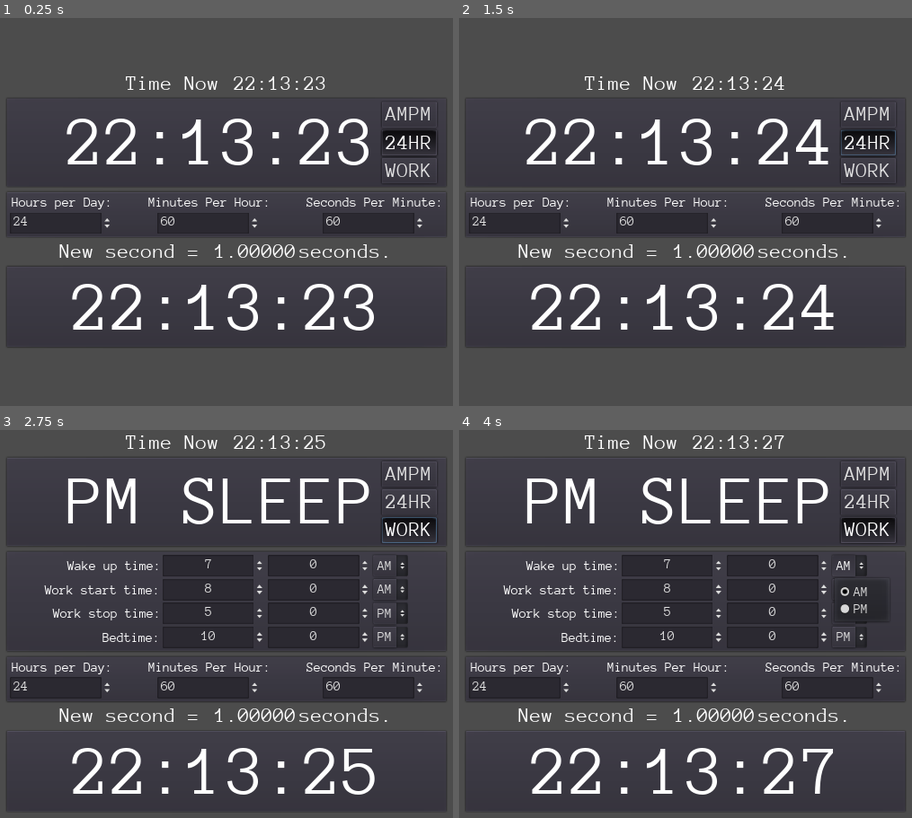
Above: before the commit, frames 1-4 (two rows, left to right).
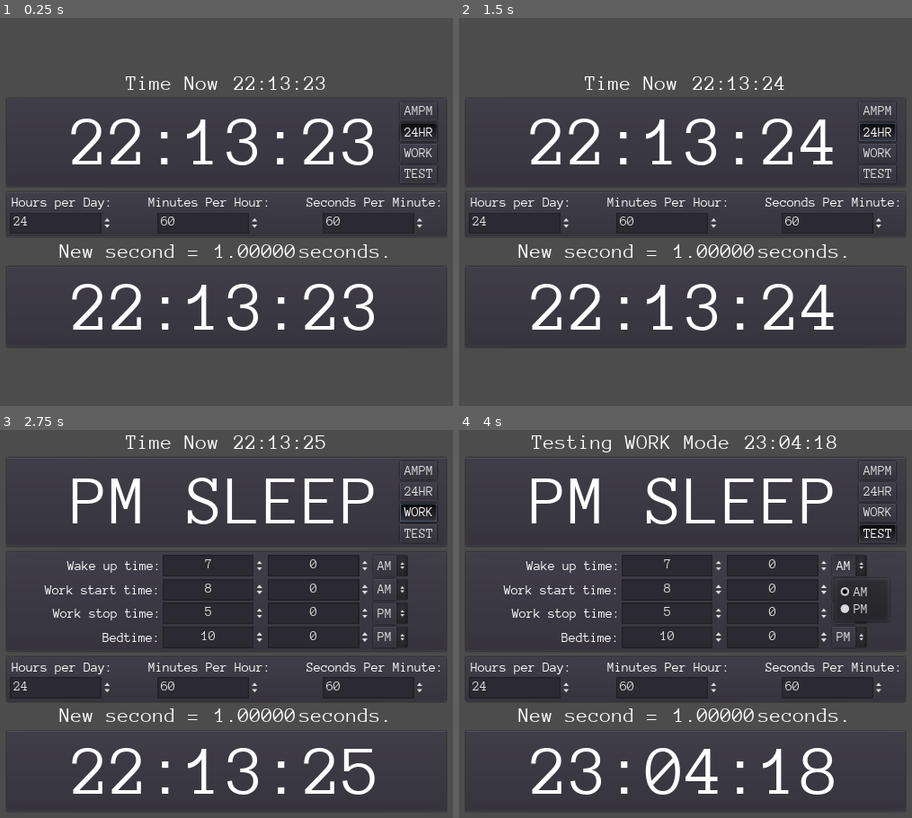
Above: after the commit, the same moments.

Repository: voxelv/retime
Game: Godot game, scene res://main.tscn
Two runs of this game, one before a commit and one after it. Both use one fixed random seed, a clock stepped at 60 frames per second and the inputs below.
Inputs (mouse positions are in pixels of both pictures, inside the frame that each line leads up to):
- Up to frame 1 (0.25 s): no input
- Up to frame 2 (1.5 s): click "AMPM" at 0.5 s; click "24HR" at 1.25 s
- Up to frame 3 (2.75 s): click "WORK" at 2 s
- Up to frame 4 (4 s): click (875, 534) at 2.75 s, where only the run after the commit has a clickable "TEST"; click "AM" at 3.5 s

The runs differ from the first frame. In frame 1, 3.5% of the frame differs, in the area x 14-97%, y 22-42%; in frame 2, 3.5%; in frame 3, 3.6%; in frame 4, 6.4%, in the area x 14-97%, y 1-94%.

Commit message:
adding test mode

Diff:
--- a/src/main.gd
+++ b/src/main.gd
@@ -8,8 +8,15 @@
 const SEC_PER_DAY = (SEC_PER_HOUR * HOUR_PER_DAY)
 const NORMALIZED_SECOND = 1.0 / (SEC_PER_DAY)
 
-enum SYS_CLK_MODE {MODE_AMPM, MODE_24HR, MODE_WORK, MODE_COUNT}
+enum SYS_CLK_MODE {MODE_AMPM, MODE_24HR, MODE_WORK, MODE_TEST, MODE_COUNT}
+var mode_desc = {
+	SYS_CLK_MODE.MODE_AMPM: "AMPM",
+	SYS_CLK_MODE.MODE_24HR: "24HR",
+	SYS_CLK_MODE.MODE_WORK: "WORK",
+	SYS_CLK_MODE.MODE_TEST: "TEST",
+	}
 
+onready var time_now_label = find_node("time_now_label")
 onready var time_now_raw = find_node("time_now_raw")
 onready var time_now = find_node("time_now")
 onready var ampm_label = find_node("ampm_label")
@@ -29,6 +36,7 @@
 onready var new_seconds_per_minute = find_node("new_seconds_per_minute")
 
 var clock_mode = SYS_CLK_MODE.MODE_24HR
+var prev_clock_mode = clock_mode
 var now = {"hour": 0, "minute": 0, "second": 0}
 var now_sec = 0
 
@@ -52,8 +60,17 @@
 	set_clock_mode(clock_mode)
 
 func _process(delta):
-	now = OS.get_time()
-#	now = get_test_clock()
+	if clock_mode == SYS_CLK_MODE.MODE_TEST:
+		time_now_label.text = "Testing %s Mode" % mode_desc[prev_clock_mode]
+	else:
+		time_now_label.text = "Time Now"
+
+	var proc_clock_mode = clock_mode
+	if(clock_mode == SYS_CLK_MODE.MODE_TEST):
+		now = get_test_clock()
+		proc_clock_mode = prev_clock_mode
+	else:
+		now = OS.get_time()
 	now_sec = time_to_sec(now)
 
 	if(now.second != prev_sec):
@@ -63,7 +80,7 @@
 	# Calculate and update time
 	time_now_raw.text = "%02d:%02d:%02d" % [now.hour, now.minute, now.second]
 	ampm_label.visible = false
-	match(clock_mode):
+	match(proc_clock_mode):
 		SYS_CLK_MODE.MODE_24HR:
 			time_now.text = "%02d:%02d:%02d" % [now.hour, now.minute, now.second]
 
@@ -144,7 +161,7 @@
 	new_time.text = fmt % [int(h), int(m), int(s)]
 
 func get_test_clock():
-	acc += 50
+	acc += 43
 	acc = acc % SEC_PER_DAY
 	var test_clock = {}
 	test_clock.hour = acc / SEC_PER_HOUR
@@ -153,11 +170,20 @@
 	return(test_clock)
 
 func set_clock_mode(new_mode):
+	if new_mode != SYS_CLK_MODE.MODE_TEST:
+		prev_clock_mode = new_mode
+		clock_mode = new_mode
+	else:
+		acc = time_to_sec(now)
 	clock_mode = new_mode
 	for i in range(SYS_CLK_MODE.MODE_COUNT):
 		clock_mode_buttons.get_child(i).pressed = false
 	clock_mode_buttons.get_child(new_mode).pressed = true
-	schedule.visible = (clock_mode == SYS_CLK_MODE.MODE_WORK)
+	var test_work = (clock_mode == SYS_CLK_MODE.MODE_TEST and prev_clock_mode == SYS_CLK_MODE.MODE_WORK)
+	if clock_mode == SYS_CLK_MODE.MODE_WORK or test_work:
+		schedule.visible = true
+	else:
+		schedule.visible = false
 
 func get_time_val(nodes):
 	var h_node = nodes[0]
--- a/src/main.tscn
+++ b/src/main.tscn
@@ -13,23 +13,21 @@
 
 [node name="VBoxContainer" type="VBoxContainer" parent="."]
 margin_left = 178.0
-margin_top = 23.0
+margin_top = 22.0
 margin_right = 846.0
 margin_bottom = 577.0
 
 [node name="VBoxContainer" type="VBoxContainer" parent="VBoxContainer"]
-editor/display_folded = true
-margin_right = 668.0
-margin_bottom = 168.0
+margin_right = 668.0
+margin_bottom = 169.0
 
 [node name="HBoxContainer" type="HBoxContainer" parent="VBoxContainer/VBoxContainer"]
-editor/display_folded = true
 margin_right = 668.0
 margin_bottom = 31.0
 custom_constants/separation = 20
 alignment = 1
 
-[node name="Label" type="Label" parent="VBoxContainer/VBoxContainer/HBoxContainer"]
+[node name="time_now_label" type="Label" parent="VBoxContainer/VBoxContainer/HBoxContainer"]
 margin_left = 196.0
 margin_right = 324.0
 margin_bottom = 31.0
@@ -46,28 +44,26 @@
 valign = 1
 
 [node name="PanelContainer" type="PanelContainer" parent="VBoxContainer/VBoxContainer"]
-editor/display_folded = true
 margin_top = 35.0
 margin_right = 668.0
-margin_bottom = 168.0
+margin_bottom = 169.0
 
 [node name="HBoxContainer2" type="HBoxContainer" parent="VBoxContainer/VBoxContainer/PanelContainer"]
-editor/display_folded = true
 margin_left = 7.0
 margin_top = 7.0
 margin_right = 661.0
-margin_bottom = 126.0
+margin_bottom = 127.0
 alignment = 1
 
 [node name="Control" type="Control" parent="VBoxContainer/VBoxContainer/PanelContainer/HBoxContainer2"]
-margin_right = 81.0
-margin_bottom = 119.0
+margin_right = 101.0
+margin_bottom = 120.0
 size_flags_horizontal = 3
 
 [node name="time_now" type="Label" parent="VBoxContainer/VBoxContainer/PanelContainer/HBoxContainer2"]
-margin_left = 85.0
+margin_left = 105.0
 margin_top = 9.0
-margin_right = 525.0
+margin_right = 545.0
 margin_bottom = 110.0
 theme = ExtResource( 3 )
 text = "00:00:00"
@@ -75,15 +71,14 @@
 valign = 1
 
 [node name="HBoxContainer" type="HBoxContainer" parent="VBoxContainer/VBoxContainer/PanelContainer/HBoxContainer2"]
-editor/display_folded = true
-margin_left = 529.0
+margin_left = 549.0
 margin_right = 654.0
-margin_bottom = 119.0
+margin_bottom = 120.0
 size_flags_horizontal = 3
 
 [node name="ampm_label" type="Label" parent="VBoxContainer/VBoxContainer/PanelContainer/HBoxContainer2/HBoxContainer"]
 margin_right = 32.0
-margin_bottom = 119.0
+margin_bottom = 120.0
 size_flags_vertical = 1
 text = "AM"
 align = 1
@@ -92,46 +87,52 @@
 [node name="Control" type="Control" parent="VBoxContainer/VBoxContainer/PanelContainer/HBoxContainer2/HBoxContainer"]
 margin_left = 36.0
 margin_right = 36.0
-margin_bottom = 119.0
+margin_bottom = 120.0
 size_flags_horizontal = 3
 
 [node name="clock_mode_buttons" type="VBoxContainer" parent="VBoxContainer/VBoxContainer/PanelContainer/HBoxContainer2/HBoxContainer"]
-editor/display_folded = true
 margin_left = 40.0
-margin_right = 116.0
-margin_bottom = 119.0
-alignment = 1
+margin_right = 96.0
+margin_bottom = 120.0
+theme = ExtResource( 4 )
 
 [node name="button_ampm" type="Button" parent="VBoxContainer/VBoxContainer/PanelContainer/HBoxContainer2/HBoxContainer/clock_mode_buttons"]
-margin_right = 76.0
-margin_bottom = 37.0
+margin_right = 56.0
+margin_bottom = 27.0
 toggle_mode = true
 text = "AMPM"
 
 [node name="button_24hr" type="Button" parent="VBoxContainer/VBoxContainer/PanelContainer/HBoxContainer2/HBoxContainer/clock_mode_buttons"]
-margin_top = 41.0
-margin_right = 76.0
-margin_bottom = 78.0
+margin_top = 31.0
+margin_right = 56.0
+margin_bottom = 58.0
 toggle_mode = true
 text = "24HR"
 
 [node name="button_work" type="Button" parent="VBoxContainer/VBoxContainer/PanelContainer/HBoxContainer2/HBoxContainer/clock_mode_buttons"]
-margin_top = 82.0
-margin_right = 76.0
-margin_bottom = 119.0
+margin_top = 62.0
+margin_right = 56.0
+margin_bottom = 89.0
 toggle_mode = true
 text = "WORK"
 
+[node name="button_test" type="Button" parent="VBoxContainer/VBoxContainer/PanelContainer/HBoxContainer2/HBoxContainer/clock_mode_buttons"]
+margin_top = 93.0
+margin_right = 56.0
+margin_bottom = 120.0
+toggle_mode = true
+text = "TEST"
+
 [node name="Control2" type="Control" parent="VBoxContainer/VBoxContainer/PanelContainer/HBoxContainer2/HBoxContainer"]
-margin_left = 120.0
-margin_right = 125.0
-margin_bottom = 119.0
+margin_left = 100.0
+margin_right = 105.0
+margin_bottom = 120.0
 rect_min_size = Vector2( 5, 0 )
 
 [node name="schedule" type="PanelContainer" parent="VBoxContainer"]
-margin_top = 172.0
-margin_right = 668.0
-margin_bottom = 322.0
+margin_top = 173.0
+margin_right = 668.0
+margin_bottom = 323.0
 
 [node name="HBoxContainer" type="HBoxContainer" parent="VBoxContainer/schedule"]
 margin_left = 7.0
@@ -313,9 +314,9 @@
 selected = 1
 
 [node name="PanelContainer2" type="PanelContainer" parent="VBoxContainer"]
-margin_top = 326.0
-margin_right = 668.0
-margin_bottom = 396.0
+margin_top = 327.0
+margin_right = 668.0
+margin_bottom = 397.0
 
 [node name="HBoxContainer" type="HBoxContainer" parent="VBoxContainer/PanelContainer2"]
 margin_left = 7.0
@@ -400,9 +401,9 @@
 
 [node name="HBoxContainer2" type="HBoxContainer" parent="VBoxContainer"]
 editor/display_folded = true
-margin_top = 400.0
-margin_right = 668.0
-margin_bottom = 431.0
+margin_top = 401.0
+margin_right = 668.0
+margin_bottom = 432.0
 alignment = 1
 
 [node name="Label" type="Label" parent="VBoxContainer/HBoxContainer2"]
@@ -424,9 +425,9 @@
 text = "seconds."
 
 [node name="PanelContainer" type="PanelContainer" parent="VBoxContainer"]
-margin_top = 435.0
-margin_right = 668.0
-margin_bottom = 554.0
+margin_top = 436.0
+margin_right = 668.0
+margin_bottom = 555.0
 
 [node name="VBoxContainer" type="VBoxContainer" parent="VBoxContainer/PanelContainer"]
 margin_left = 7.0
Not shown, changed: index.pck
